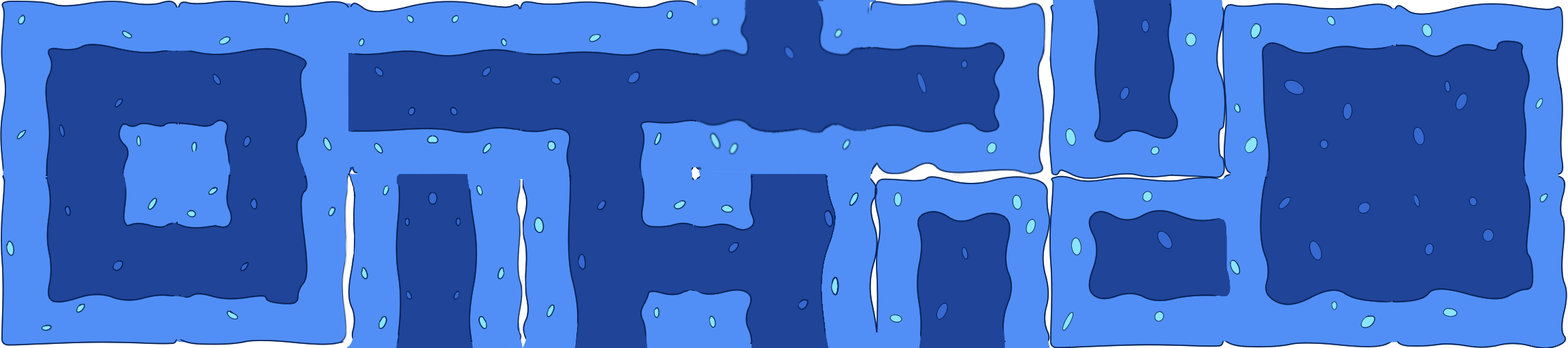
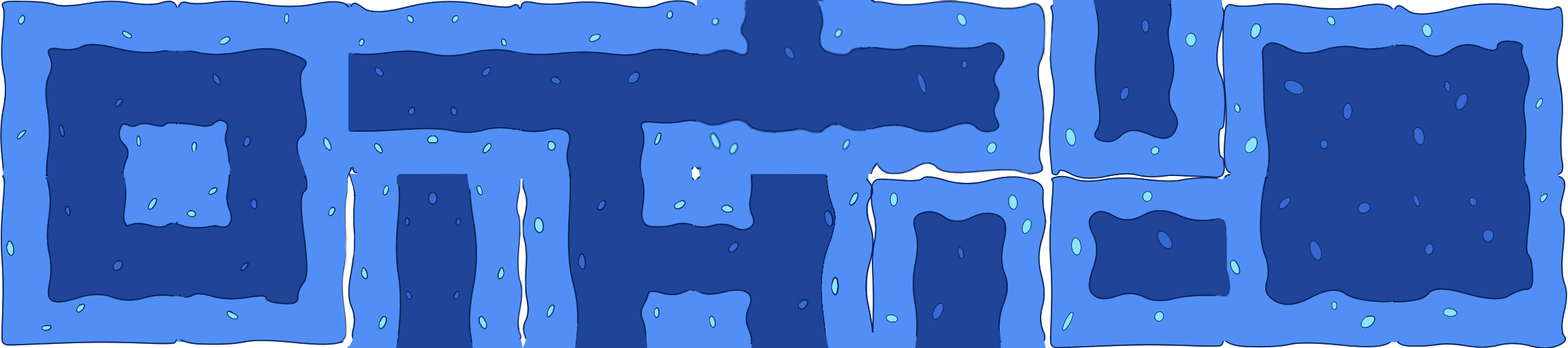
Before/after of a 1568px x 348px layered artwork. What changed in the layer stack:
painted on "Paint Layer 1(pasted)" over [865, 0, 915, 218]
painted on "background" over [864, 0, 1051, 348]
